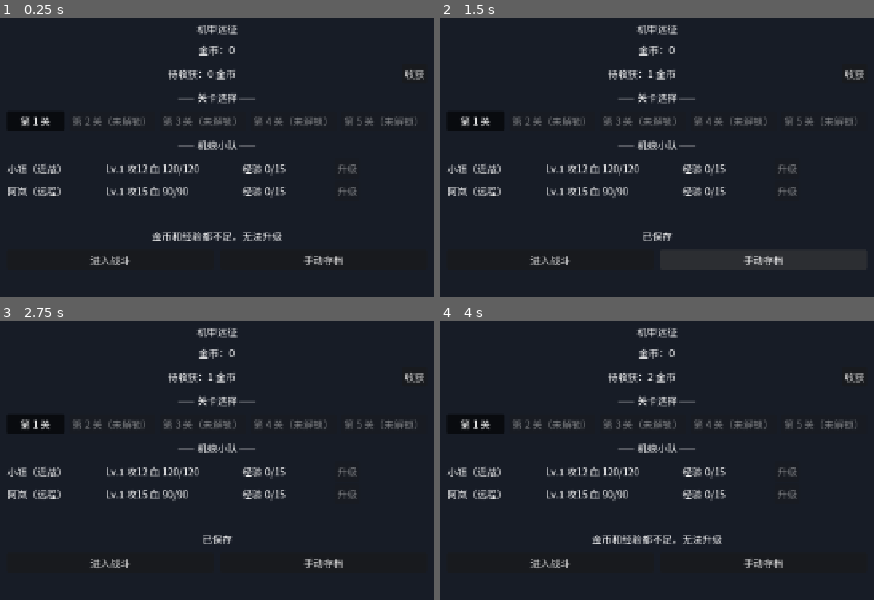
Above: before the commit, frames 1-4 (two rows, left to right).
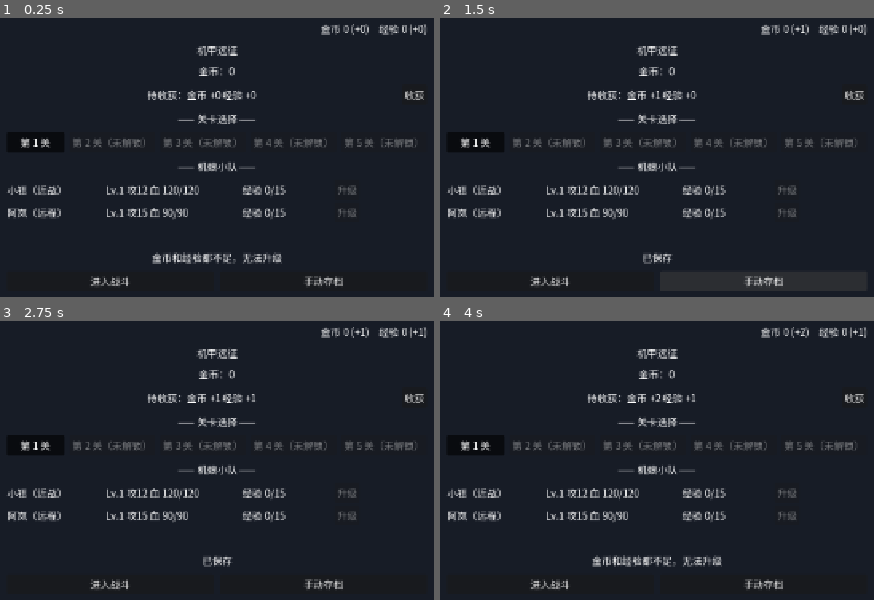
Above: after the commit, the same moments.

Repository: yingqianwang187-wq/jijiayuanzheng
Game: Godot game, scene res://scenes/Main.tscn
Two runs of this game, one before a commit and one after it. Both use one fixed random seed, a clock stepped at 60 frames per second and the inputs below.
Inputs:
- Up to frame 1 (0.25 s): no input
- Up to frame 2 (1.5 s): click "收获" at 0.5 s; click "手动存档" at 1.25 s
- Up to frame 3 (2.75 s): click "第 1 关" at 2 s
- Up to frame 4 (4 s): click "进入战斗" at 2.75 s; click "返回主界面" at 3.5 s

The runs differ from the first frame. In frame 1, 10% of the frame differs, in the area x 1-99%, y 2-97%; in frame 2, 9.1%; in frame 3, 9.0%; in frame 4, 10%.

Commit message:
v0.6：挂机同产经验、经验分个人条/全局余额、右上角余额展示（B/C 交付，已上线）

Diff:
--- a/project.godot
+++ b/project.godot
@@ -14,10 +14,6 @@
 run/main_scene="res://scenes/Main.tscn"
 config/features=PackedStringArray("4.7")
 
-[gui]
-
-theme/custom_font="res://assets/fonts/NotoSansSC-subset.ttf"
-
 [autoload]
 
 Contract="*res://scripts/contract.gd"
@@ -31,6 +27,10 @@
 window/size/viewport_height=1280
 window/stretch/mode="canvas_items"
 
+[gui]
+
+theme/custom_font="res://assets/fonts/NotoSansSC-subset.ttf"
+
 [rendering]
 
 renderer/rendering_method="gl_compatibility"
--- a/scenes/Main.tscn
+++ b/scenes/Main.tscn
@@ -32,6 +32,22 @@
 offset_right = -24.0
 offset_bottom = -24.0
 theme_override_constants/separation = 10
+
+[node name="balance_row" type="HBoxContainer" parent="root_box"]
+layout_mode = 2
+size_flags_horizontal = 3
+theme_override_constants/separation = 16
+alignment = 2
+
+[node name="gold_balance_label" type="Label" parent="root_box/balance_row"]
+layout_mode = 2
+text = "金币 0 (+0)"
+horizontal_alignment = 2
+
+[node name="exp_balance_label" type="Label" parent="root_box/balance_row"]
+layout_mode = 2
+text = "经验 0 (+0)"
+horizontal_alignment = 2
 
 [node name="title_label" type="Label" parent="root_box"]
 layout_mode = 2
--- a/scripts/data.gd
+++ b/scripts/data.gd
@@ -51,13 +51,16 @@
 const UPGRADE_GROWTH_SPD_AMOUNT := 1
 
 # ------------------------------------------------------------------
-# 挂机金币（设计文档 §8.4，v0.2 改"点一下收获"）
-#   基础每秒 +0.5 金币（v0.2 调低）；随通关进度每过 1 关 ×1.25
-#   金币按"距上次收获/上次打开的实际经过时长 × 每秒产出"累计成待收获金币，
+# 挂机金币与经验（设计文档 §8.4，v0.2 改"点一下收获"、v0.3 同产经验）
+#   基础每秒 +0.5 金币；随通关进度每过 1 关 ×1.25
+#   挂机经验 = 待收获金币 × IDLE_EXP_RATIO（1 金币 = 0.5 经验，基础 0.25 经验/秒，
+#   随关卡同步 ×1.25）；随"点一下收获"一起入账（金币入账、经验入全局经验余额）
+#   金币/经验按"距上次收获/上次打开的实际经过时长 × 每秒产出"累计成待收获，
 #   点击一次性领取；离线（关游戏）期间同样计入
 # ------------------------------------------------------------------
 const IDLE_GOLD_BASE := 0.5
 const IDLE_GOLD_GROWTH := 1.25
+const IDLE_EXP_RATIO := 0.5
 
 # ------------------------------------------------------------------
 # 挂机金币自动存档节流间隔（秒）—— 契约 §3.2：节流间隔属数值，由 B 放入 Data
--- a/scripts/game.gd
+++ b/scripts/game.gd
@@ -22,10 +22,15 @@
 var mech_exp: Dictionary = {}                   # { StringName id: int exp } 机娘经验（胜利获得，升级消耗）
 var cleared_levels: Dictionary = {}             # { int level: true } 已首通关卡（内存态）
 
-## 挂机"点一下收获"（契约 §1.2 / §3.2，v0.4）
+## 挂机"点一下收获，同产金币+经验"（契约 §1.2 / §3.2，v0.4 / v0.6）
 var idle_pending: float = 0.0                   # 待收获金币（浮点精确累计，显示/入账取整）
+var idle_pending_exp: float = 0.0               # 待收获经验（= 待收获金币 × Data.IDLE_EXP_RATIO，v0.6）
 var idle_last_time: int = 0                     # 上次结算时间戳（unix 秒；在线每秒推进，离线按"现在-上次"补入）
 var _idle_save_accum: float = 0.0               # 节流存档计时（秒）
+
+## 全局经验余额（契约 §1.2 / §3.2，v0.6）：只接收挂机经验（随"收获"入账），
+## 战斗经验进个人条；升级时个人条不足自动从余额补
+var exp_balance: int = 0
 
 ## 当前战斗状态（非战斗时 active = false）
 var battle: Dictionary = {
@@ -52,10 +57,11 @@
 	_emit_initial_state()
 
 ## 读档初始化（契约 §3.6：Game → Save.load_game；失败由 Save 返回默认值）
-## 含挂机离线补入：按"现在 - 上次结算时间"× 每秒产出累计待收获（契约 §1.2，v0.4）
+## 含挂机离线补入：按"现在 - 上次结算时间"× 每秒产出累计待收获金币与经验（契约 §1.2，v0.4 / v0.6）
 func _load_initial_state() -> void:
 	var data: Dictionary = Save.load_game()
 	gold = maxi(int(data.get("gold", 0)), 0)
+	exp_balance = maxi(int(data.get("exp_balance", 0)), 0)
 	unlocked_level = clampi(int(data.get("unlocked_level", 1)), 1, Data.MAX_LEVEL)
 	mech_levels.clear()
 	mech_exp.clear()
@@ -73,13 +79,15 @@
 	cleared_levels.clear()
 	for l in data.get("first_cleared", []):
 		cleared_levels[int(l)] = true
-	# 挂机待收获：读档值 + 离线时长补入（离线期间照常累计）
+	# 挂机待收获（金币+经验）：读档值 + 离线时长补入（离线期间照常累计）
 	idle_pending = maxf(float(data.get("idle_pending", 0)), 0.0)
+	idle_pending_exp = maxf(float(data.get("idle_pending_exp", 0)), 0.0)
 	idle_last_time = int(data.get("idle_last_time", int(Time.get_unix_time_from_system())))
 	var now: int = int(Time.get_unix_time_from_system())
 	var elapsed: float = maxf(float(now - idle_last_time), 0.0)
 	if elapsed > 0.0:
 		idle_pending += elapsed * _idle_gold_rate()
+		idle_pending_exp += elapsed * _idle_gold_rate() * Data.IDLE_EXP_RATIO
 		idle_last_time = now
 
 ## 建节拍计时器：挂机常驻，战斗按需启动
@@ -96,15 +104,16 @@
 	add_child(battle_timer)
 
 ## 发初始状态信号（gold_changed / mech_girl_updated / mech_exp_updated /
-## level_progress_changed / idle_rewards_updated）
+## exp_balance_updated / level_progress_changed / idle_rewards_updated）
 func _emit_initial_state() -> void:
 	Contract.gold_changed.emit(gold)
 	for mech_id in Data.MECH_GIRLS:
 		var s := _mech_stats(mech_id)
 		Contract.mech_girl_updated.emit(mech_id, s.hp, s.atk, s.level)
 		Contract.mech_exp_updated.emit(mech_id, int(mech_exp.get(mech_id, 0)), _upgrade_exp_cost(mech_id, int(mech_levels.get(mech_id, 1))))
+	Contract.exp_balance_updated.emit(exp_balance)
 	Contract.level_progress_changed.emit(unlocked_level)
-	Contract.idle_rewards_updated.emit(roundi(idle_pending))
+	Contract.idle_rewards_updated.emit(roundi(idle_pending), roundi(idle_pending_exp))
 
 ## 由 Data 基础值 + 当前等级计算机娘完整属性（hp 为满血）
 func _mech_stats(mech_id: StringName) -> Dictionary:
@@ -130,9 +139,11 @@
 	return roundi(float(Data.UPGRADE_EXP_BASE) * pow(float(Data.UPGRADE_EXP_GROWTH), float(current_level - 1)))
 
 ## ---------------------------------------------------------------
-## 升级机娘（契约 §3.6 入口）：扣金币 + 机娘经验 → 升等级 → 提攻血 → 发信号
+## 升级机娘（契约 §3.6 入口）：扣金币 + 经验 → 升等级 → 提攻血 → 发信号
 ## 签名：upgrade(mech_id: StringName)
-## 规则：金币与经验都够才扣（经验余额保留）；不足则忽略（v0.4 双消耗）
+## 规则（v0.6 双路经验）：经验先扣个人经验条（mech_exp[id]），不足部分自动从
+## 全局经验余额（exp_balance）补；两者合计都不足则失败（不扣金币、不发任何信号）。
+## 金币不足同样失败。
 ## ---------------------------------------------------------------
 func upgrade(mech_id: StringName) -> void:
 	if not Data.MECH_GIRLS.has(mech_id):
@@ -141,15 +152,26 @@
 	var current_exp: int = int(mech_exp.get(mech_id, 0))
 	var gold_cost: int = _upgrade_cost(mech_id, current_level)
 	var exp_cost: int = _upgrade_exp_cost(mech_id, current_level)
-	if gold < gold_cost or current_exp < exp_cost:
-		return
+	# 经验判定：个人条 + 余额合计是否够
+	var total_exp: int = current_exp + exp_balance
+	if gold < gold_cost or total_exp < exp_cost:
+		return
+	# 扣经验：先个人条，不足从余额补
+	var exp_from_personal: int = mini(current_exp, exp_cost)
+	var exp_from_balance: int = exp_cost - exp_from_personal
+	mech_exp[mech_id] = current_exp - exp_from_personal
+	if exp_from_balance > 0:
+		exp_balance -= exp_from_balance
+	# 扣金币
 	gold -= gold_cost
 	mech_levels[mech_id] = current_level + 1
-	mech_exp[mech_id] = current_exp - exp_cost
 	Contract.gold_changed.emit(gold)
 	var s := _mech_stats(mech_id)
 	Contract.mech_girl_updated.emit(mech_id, s.hp, s.atk, s.level)
 	Contract.mech_exp_updated.emit(mech_id, int(mech_exp[mech_id]), _upgrade_exp_cost(mech_id, current_level + 1))
+	# 若动用了余额，通知余额变化（契约 §3.5 v0.6）
+	if exp_from_balance > 0:
+		Contract.exp_balance_updated.emit(exp_balance)
 	Save.save_game()
 
 ## ---------------------------------------------------------------
@@ -288,32 +310,39 @@
 	battle_timer.stop()
 	Contract.battle_failed.emit(int(battle.level))
 
-## 挂机节拍：每秒按速率累入"待收获金币"并发 idle_rewards_updated（契约 §1.2 / §3.5，v0.4）
-## 金币不自动进账，等待玩家点收获一次性领取；idle_last_time 同步推进供离线补算。
+## 挂机节拍：每秒累入"待收获金币 + 待收获经验"并发 idle_rewards_updated（契约 §1.2 / §3.5，v0.4 / v0.6）
+## 金币、经验都不自动进账，等待玩家点收获一次性领取（金币入账、经验入全局余额）；
+## idle_last_time 同步推进供离线补算。
 func _on_idle_tick() -> void:
 	var rate: float = _idle_gold_rate()
 	idle_pending += rate
+	idle_pending_exp += rate * Data.IDLE_EXP_RATIO
 	idle_last_time = int(Time.get_unix_time_from_system())
-	Contract.idle_rewards_updated.emit(roundi(idle_pending))
-	# 待收获金额 + 时间戳自动存档节流（契约 §3.2 / §3.6：每 5 秒一次，间隔数值在 Data）
+	Contract.idle_rewards_updated.emit(roundi(idle_pending), roundi(idle_pending_exp))
+	# 待收获金额（金币+经验）+ 时间戳自动存档节流（契约 §3.2 / §3.6：每 5 秒一次，间隔数值在 Data）
 	_idle_save_accum += Data.IDLE_TICK_INTERVAL
 	if _idle_save_accum >= Data.SAVE_THROTTLE_INTERVAL:
 		_idle_save_accum = 0.0
 		Save.save_game()
 
 ## ---------------------------------------------------------------
-## 领取待收获金币（契约 §3.6 入口，v0.4）：入账 → 清零 → 更新时间戳 →
-## 发 gold_changed + idle_rewards_updated(0) → 自动存档
+## 领取待收获（契约 §3.6 入口，v0.6）：金币入账、经验入全局经验余额 → 清零 →
+## 更新时间戳 → 发 gold_changed + exp_balance_updated + idle_rewards_updated(0,0) → 自动存档
 ## 签名：collect_idle()
 ## ---------------------------------------------------------------
 func collect_idle() -> void:
 	var amount: int = roundi(idle_pending)
+	var exp_amount: int = roundi(idle_pending_exp)
 	if amount > 0:
 		gold += amount
 		Contract.gold_changed.emit(gold)
+	if exp_amount > 0:
+		exp_balance += exp_amount
+		Contract.exp_balance_updated.emit(exp_balance)
 	idle_pending = 0.0
+	idle_pending_exp = 0.0
 	idle_last_time = int(Time.get_unix_time_from_system())
-	Contract.idle_rewards_updated.emit(0)
+	Contract.idle_rewards_updated.emit(0, 0)
 	Save.save_game()
 
 ## ---------------------------------------------------------------
@@ -349,8 +378,8 @@
 ## ---------------------------------------------------------------
 ## 只读快照（供 Save.save_game 写档；只读不改任何数值）
 ## 签名：get_save_snapshot() -> Dictionary
-## 返回：{ gold, mechs{level, exp}, unlocked_level, first_cleared,
-##         idle_pending, idle_last_time }（契约 §3.2，v0.4 存档形状）
+## 返回：{ gold, exp_balance, mechs{level, exp}, unlocked_level, first_cleared,
+##         idle_pending, idle_pending_exp, idle_last_time }（契约 §3.2，v0.6 存档形状）
 ## ---------------------------------------------------------------
 func get_save_snapshot() -> Dictionary:
 	var mechs := {}
@@ -365,9 +394,11 @@
 	first_cleared.sort()
 	return {
 		"gold": gold,
+		"exp_balance": exp_balance,
 		"mechs": mechs,
 		"unlocked_level": unlocked_level,
 		"first_cleared": first_cleared,
 		"idle_pending": roundi(idle_pending),
+		"idle_pending_exp": roundi(idle_pending_exp),
 		"idle_last_time": int(idle_last_time),
 	}
--- a/scripts/main_ui.gd
+++ b/scripts/main_ui.gd
@@ -1,10 +1,10 @@
 # ==================================================================
 # scripts/main_ui.gd —— 主界面脚本（挂在 scenes/Main.tscn 根节点）
 # 作者   ：C（画面 + 界面）
-# 依据   ：docs/契约.md §3.1 / §3.5 / §3.6（v0.5）、scripts/contract.gd（只读）
+# 依据   ：docs/契约.md §3.1 / §3.5 / §3.6 / §3.7（v0.6）、scripts/contract.gd（只读）
 # 职责   ：主界面纯显示层。
 #          - 连接信号：gold_changed / mech_girl_updated / mech_exp_updated /
-#            level_cleared / level_progress_changed / idle_rewards_updated
+#            level_cleared / level_progress_changed / idle_rewards_updated / exp_balance_updated
 #          - 按钮只调入口（契约 §3.6）：升级 → Game.upgrade(id)；
 #            收获 → Game.collect_idle()；进入战斗 → Game.start_battle(level) + 切到 Battle.tscn；
 #            手动存档 → Save.save_game()
@@ -13,13 +13,19 @@
 # 首屏说明：本场景会从战斗场景切回（启动时那批初始信号已错过，Game 不重发），
 #          故 _ready 对 Game 公开状态做一次【只读快照】铺首屏（契约 §3.1"首屏铺底例外"），
 #          此后一切更新一律走信号。
+# 右上角余额（契约 §3.7，v0.6）：金币余额 = 已入账金币 + 待收获金币；
+#          经验余额 = 全局经验余额 + 待收获经验。随 gold_changed / idle_rewards_updated /
+#          exp_balance_updated 与首屏快照刷新；刷新时只读 Game 公开状态（信号到达时
+#          Game 数值已更新完毕，读值与信号参数一致）。
 # 机娘显示：主界面无战斗概念，机娘始终按满血显示；等级 / 攻击以信号参数为准，
 #          满血值由 Data 静态表按等级换算（与 Game._mech_stats 同一公式、同一数据源）。
 # 经验显示：exp / exp_next 以 mech_exp_updated 信号参数为准；首屏快照时 exp 读
 #          Game.mech_exp，exp_next 用只读入口 Game.upgrade_exp_cost(id)（契约 §3.6 v0.5）。
 # 升级禁用：v0.5 起用只读入口 Game.upgrade_cost(id) / Game.upgrade_exp_cost(id) 判断
-#          金币/经验是否足够（不再自行换算费用），不足时按钮置灰并在 message_label 提示原因；
-#          在 gold_changed / mech_exp_updated / mech_girl_updated 信号到达时刷新全部按钮。
+#          金币/经验是否足够（不再自行换算费用）；v0.6 经验判定 = 个人经验条 + 全局经验
+#          余额合计（与 Game.upgrade 一致）；不足时按钮置灰并在 message_label 提示原因；
+#          在 gold_changed / mech_exp_updated / mech_girl_updated / exp_balance_updated
+#          信号到达时刷新全部按钮。
 # ==================================================================
 extends Control
 
@@ -27,6 +33,8 @@
 @onready var _gold_label: Label = $root_box/gold_label
 @onready var _idle_rewards_label: Label = $root_box/idle_row/idle_rewards_label
 @onready var _collect_button: Button = $root_box/idle_row/collect_button
+@onready var _gold_balance_label: Label = $root_box/balance_row/gold_balance_label
+@onready var _exp_balance_label: Label = $root_box/balance_row/exp_balance_label
 @onready var _level_box: HBoxContainer = $root_box/level_box
 @onready var _mech_box: VBoxContainer = $root_box/mech_box
 @onready var _last_clear_label: Label = $root_box/last_clear_label
@@ -48,6 +56,7 @@
 	Contract.level_cleared.connect(_on_level_cleared)
 	Contract.level_progress_changed.connect(_on_level_progress_changed)
 	Contract.idle_rewards_updated.connect(_on_idle_rewards_updated)
+	Contract.exp_balance_updated.connect(_on_exp_balance_updated)
 	_collect_button.pressed.connect(_on_collect_pressed)
 	_enter_battle_button.pressed.connect(_on_enter_battle_pressed)
 	_save_button.pressed.connect(_on_save_pressed)
@@ -57,15 +66,18 @@
 
 
 ## ------------------------------------------------------------------
-## 信号处理（只刷新显示；gold/经验/机娘 信号同时刷新升级按钮状态）
+## 信号处理（只刷新显示；余额 / 升级按钮随相关信号一并刷新）
 ## ------------------------------------------------------------------
 func _on_gold_changed(value: int) -> void:
 	_gold_label.text = "金币：%d" % value
-	_refresh_upgrade_buttons()
-
-
-func _on_idle_rewards_updated(amount: int) -> void:
-	_idle_rewards_label.text = "待收获：%d 金币" % amount
+	_refresh_balance()
+	_refresh_upgrade_buttons()
+
+
+func _on_idle_rewards_updated(gold: int, exp: int) -> void:
+	# v0.6：待收获 = 金币 + 经验（挂机同产，参数以信号为准）
+	_idle_rewards_label.text = "待收获：金币 +%d 经验 +%d" % [gold, exp]
+	_refresh_balance()
 
 
 func _on_mech_girl_updated(id: StringName, _hp: int, atk: int, level: int) -> void:
@@ -76,6 +88,12 @@
 
 func _on_mech_exp_updated(id: StringName, exp: int, exp_next: int) -> void:
 	_render_mech_exp(id, exp, exp_next)
+	_refresh_upgrade_buttons()
+
+
+func _on_exp_balance_updated(_balance: int) -> void:
+	# v0.6：全局经验余额变化（挂机收获入账 / 升级补足扣减）
+	_refresh_balance()
 	_refresh_upgrade_buttons()
 
 
@@ -98,7 +116,7 @@
 ## 按钮（只调契约 §3.6 入口）
 ## ------------------------------------------------------------------
 func _on_collect_pressed() -> void:
-	# 结果由 gold_changed / idle_rewards_updated 信号回发，不依赖返回值
+	# 结果由 gold_changed / exp_balance_updated / idle_rewards_updated 信号回发，不依赖返回值
 	Game.collect_idle()
 
 
@@ -114,6 +132,30 @@
 func _on_save_pressed() -> void:
 	Save.save_game()
 	_message_label.text = "已保存"
+
+
+## ------------------------------------------------------------------
+## 右上角余额（契约 §3.7，v0.6）：金币余额 = 已入账 + 待收获；经验余额 = 全局余额 + 待收获
+## 刷新时机：gold_changed / idle_rewards_updated / exp_balance_updated / 首屏快照
+## ------------------------------------------------------------------
+func _refresh_balance() -> void:
+	_gold_balance_label.text = "金币 %s (+%d)" % [_format_num(int(Game.gold)), roundi(Game.idle_pending)]
+	_exp_balance_label.text = "经验 %s (+%d)" % [_format_num(int(Game.exp_balance)), roundi(Game.idle_pending_exp)]
+
+
+## 千分位格式化（纯显示，不修改任何数值）
+func _format_num(n: int) -> String:
+	var s := str(abs(n))
+	var out := ""
+	var count := 0
+	for i in range(s.length() - 1, -1, -1):
+		out = s[i] + out
+		count += 1
+		if count % 3 == 0 and i > 0:
+			out = "," + out
+	if n < 0:
+		out = "-" + out
+	return out
 
 
 ## ------------------------------------------------------------------
@@ -177,7 +219,7 @@
 
 
 func _on_upgrade_pressed(mech_id: StringName) -> void:
-	# 结果由 gold_changed / mech_girl_updated / mech_exp_updated 信号回发，不依赖返回值
+	# 结果由 gold_changed / mech_girl_updated / mech_exp_updated / exp_balance_updated 信号回发
 	Game.upgrade(mech_id)
 
 
@@ -200,9 +242,10 @@
 
 
 ## ------------------------------------------------------------------
-## 升级按钮状态（契约 §3.6 v0.5）：用只读入口判断金币/经验是否足够，
+## 升级按钮状态（契约 §3.6 v0.5 / v0.6）：用只读入口判断金币/经验是否足够，
+## 经验判定 = 个人经验条 + 全局经验余额合计（与 Game.upgrade 一致）；
 ## 不足则置灰并在 message_label 提示原因；够则恢复可用并清空原因提示。
-## 判断所需当前金币/经验只读 Game 公开状态（不修改任何数值）。
+## 判断所需当前数值只读 Game 公开状态（不修改任何数值）。
 ## ------------------------------------------------------------------
 func _refresh_upgrade_buttons() -> void:
 	var gold_now: int = int(Game.gold)
@@ -212,7 +255,7 @@
 		var row: Dictionary = _mech_rows[id]
 		var gold_cost: int = Game.upgrade_cost(id)
 		var exp_cost: int = Game.upgrade_exp_cost(id)
-		var exp_now: int = int(Game.mech_exp.get(id, 0))
+		var exp_now: int = int(Game.mech_exp.get(id, 0)) + int(Game.exp_balance)
 		var lack_gold: bool = gold_now < gold_cost
 		var lack_exp: bool = exp_now < exp_cost
 		row.upgrade_button.disabled = lack_gold or lack_exp
@@ -233,13 +276,15 @@
 
 ## ------------------------------------------------------------------
 ## 首屏只读快照（契约 §3.1"首屏铺底例外"，见文件头"首屏说明"）：
-## 金币 / 待收获 / 解锁进度 / 机娘等级与经验 / 上次通关消息均来自 Game 公开状态
+## 金币 / 待收获（金币+经验）/ 余额 / 解锁进度 / 机娘等级与经验 / 上次通关消息
+## 均来自 Game 公开状态
 ## ------------------------------------------------------------------
 func _seed_initial_state() -> void:
 	_unlocked_level = clampi(int(Game.unlocked_level), 1, Data.MAX_LEVEL)
 	_selected_level = _unlocked_level
 	_gold_label.text = "金币：%d" % Game.gold
-	_idle_rewards_label.text = "待收获：%d 金币" % roundi(Game.idle_pending)
+	_idle_rewards_label.text = "待收获：金币 +%d 经验 +%d" % [roundi(Game.idle_pending), roundi(Game.idle_pending_exp)]
+	_refresh_balance()
 	for id in _mech_rows:
 		var level: int = int(Game.mech_levels.get(id, 1))
 		var cfg: Dictionary = Data.MECH_GIRLS.get(id, {})
--- a/scripts/save.gd
+++ b/scripts/save.gd
@@ -19,17 +19,19 @@
 
 ## 写档：把当前状态（来自 Game 快照）写入 user://save.json
 ## 签名：save_game()（契约 §3.2 / §3.6，无参数；UI / Game 均可调用）
-## 存档形状：{ gold, mechs{level, exp}, unlocked_level, first_cleared,
-##            idle_pending, idle_last_time }（契约 §3.2，v0.4）
+## 存档形状：{ gold, exp_balance, idle_pending, idle_pending_exp, idle_last_time,
+##            unlocked_level, first_cleared, mechs{level, exp} }（契约 §3.2，v0.6）
 func save_game() -> void:
 	var snapshot: Dictionary = Game.get_save_snapshot()
 	var save_dict := {
 		"version": Contract.CONTRACT_VERSION,
 		"gold": int(snapshot.get("gold", 0)),
+		"exp_balance": maxi(int(snapshot.get("exp_balance", 0)), 0),
 		"unlocked_level": int(snapshot.get("unlocked_level", 1)),
 		"mechs": {},
 		"first_cleared": [],
 		"idle_pending": maxi(int(snapshot.get("idle_pending", 0)), 0),
+		"idle_pending_exp": maxi(int(snapshot.get("idle_pending_exp", 0)), 0),
 		"idle_last_time": int(snapshot.get("idle_last_time", 0)),
 	}
 	var mechs: Dictionary = snapshot.get("mechs", {})
@@ -51,10 +53,11 @@
 	file.store_string(JSON.stringify(save_dict))
 	file.close()
 
-## 读档：返回 { gold: int, mechs: Dictionary, unlocked_level: int, first_cleared: Array,
-##            idle_pending: int, idle_last_time: int }（契约 §3.2，v0.4 存档形状）
+## 读档：返回 { gold, exp_balance, mechs, unlocked_level, first_cleared,
+##            idle_pending, idle_pending_exp, idle_last_time }（契约 §3.2，v0.6 存档形状）
 ## 失败（文件缺失 / 损坏 / 版本不符 / 字段非法）一律返回默认值并继续运行，不报错崩溃。
-## 钳制：exp ≥ 0、idle_pending ≥ 0、idle_last_time 非法（非正数/非数字）取当前时间。
+## 钳制：exp ≥ 0、exp_balance ≥ 0、idle_pending ≥ 0、idle_pending_exp ≥ 0、
+##       idle_last_time 非法（非正数/非数字）取当前时间。
 ## 签名：load_game() -> Dictionary
 func load_game() -> Dictionary:
 	if not FileAccess.file_exists(SAVE_PATH):
@@ -71,18 +74,21 @@
 	# 版本不符 → 默认值（契约 §3.2）
 	if parsed_dict.get("version", "") != Contract.CONTRACT_VERSION:
 		return _default_data()
-	if (not parsed_dict.has("gold") or not parsed_dict.has("mechs") or not parsed_dict.has("unlocked_level")
-			or not parsed_dict.has("first_cleared") or not parsed_dict.has("idle_pending") or not parsed_dict.has("idle_last_time")):
+	if (not parsed_dict.has("gold") or not parsed_dict.has("exp_balance") or not parsed_dict.has("mechs")
+			or not parsed_dict.has("unlocked_level") or not parsed_dict.has("first_cleared")
+			or not parsed_dict.has("idle_pending") or not parsed_dict.has("idle_pending_exp")
+			or not parsed_dict.has("idle_last_time")):
 		return _default_data()
 	var result := _default_data()
 	result["gold"] = int(parsed_dict["gold"])
+	result["exp_balance"] = maxi(int(parsed_dict["exp_balance"]), 0)
 	result["unlocked_level"] = int(parsed_dict["unlocked_level"])
 	var mechs: Variant = parsed_dict["mechs"]
 	if mechs is Dictionary:
 		for key in mechs:
 			var entry: Variant = mechs[key]
 			var mech_id := StringName(str(key))
-			# 只认 Data 中存在的机娘；等级钳到 >= 1、经验钳到 >= 0
+			# 只认 Data 中存在的机娘；等级钳到 >= 1、个人经验钳到 >= 0
 			if entry is Dictionary and Data.MECH_GIRLS.has(mech_id):
 				result["mechs"][mech_id] = {
 					"level": maxi(int(entry.get("level", 1)), 1),
@@ -95,25 +101,28 @@
 			# 只认 1..MAX_LEVEL 的关卡
 			if level >= 1 and level <= Data.MAX_LEVEL:
 				result["first_cleared"].append(level)
-	# 待收获金币：钳到 >= 0
+	# 待收获金币 / 待收获经验 / 全局经验余额：钳到 >= 0
 	result["idle_pending"] = maxi(int(parsed_dict["idle_pending"]), 0)
+	result["idle_pending_exp"] = maxi(int(parsed_dict["idle_pending_exp"]), 0)
 	# 上次结算时间戳：非法（非正数）取当前时间
 	var idle_last_time: Variant = parsed_dict["idle_last_time"]
 	if (idle_last_time is float or idle_last_time is int) and int(idle_last_time) > 0:
 		result["idle_last_time"] = int(idle_last_time)
 	return result
 
-## 默认档数据（契约 §3.2）：金币 0、机娘取 Data 初始配置（Lv1、经验 0）、解锁关卡 1、
-## first_cleared 为空、idle_pending 为 0、idle_last_time 取当前时间
+## 默认档数据（契约 §3.2）：金币 0、全局经验余额 0、机娘取 Data 初始配置（Lv1、个人经验 0）、
+## 解锁关卡 1、first_cleared 为空、待收获金币/经验 0、idle_last_time 取当前时间
 func _default_data() -> Dictionary:
 	var mechs := {}
 	for mech_id in Data.MECH_GIRLS:
 		mechs[mech_id] = { "level": 1, "exp": 0 }
 	return {
 		"gold": 0,
+		"exp_balance": 0,
 		"mechs": mechs,
 		"unlocked_level": 1,
 		"first_cleared": [],
 		"idle_pending": 0,
+		"idle_pending_exp": 0,
 		"idle_last_time": int(Time.get_unix_time_from_system()),
 	}
Not shown, changed: docs/项目状态.md
